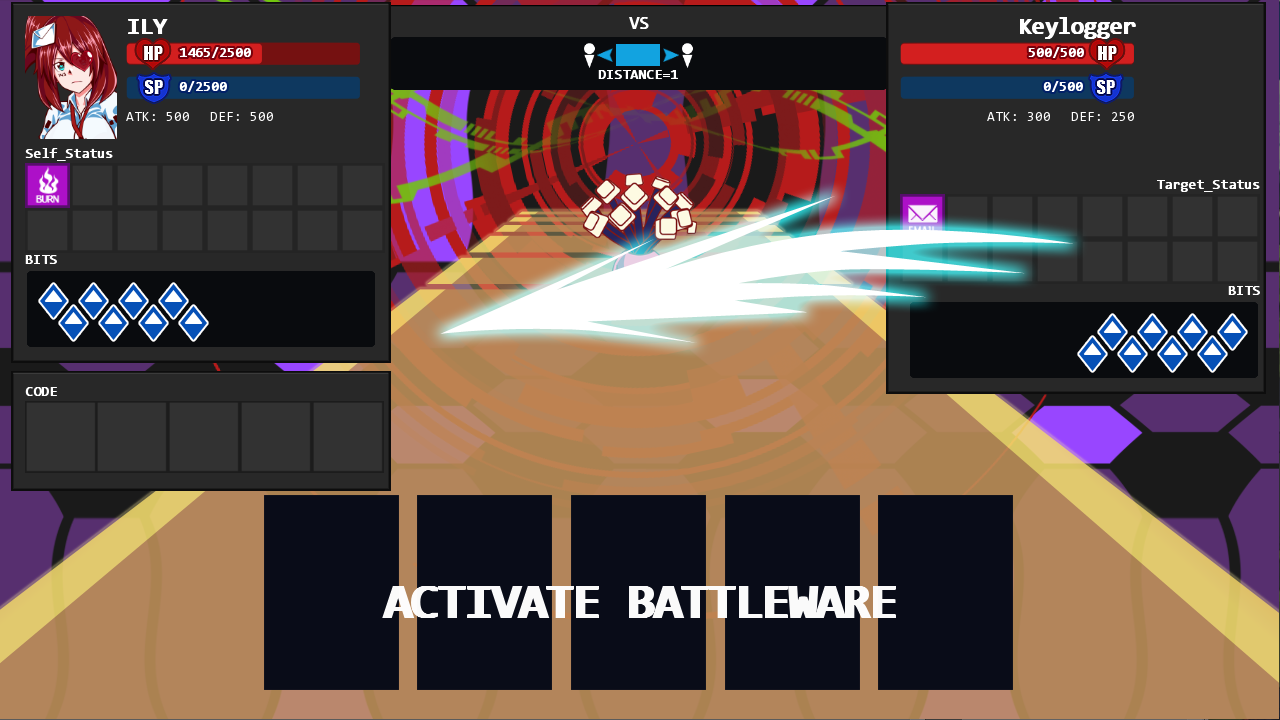
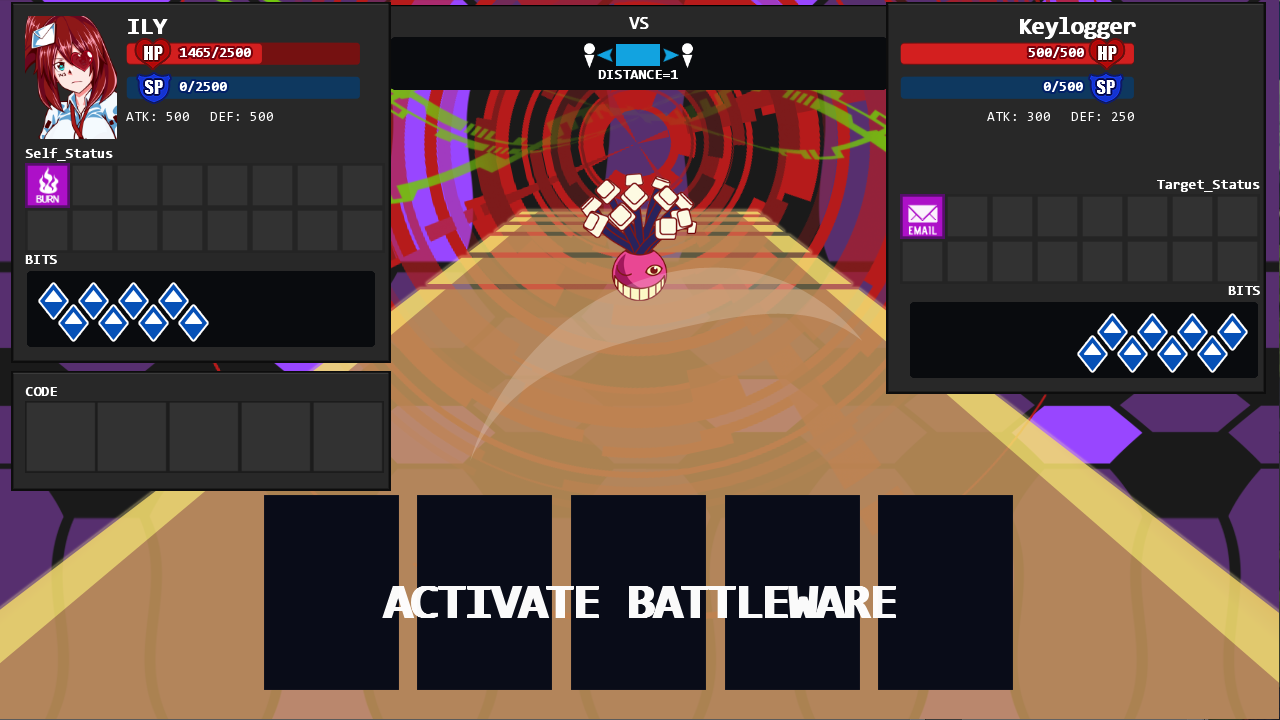
Layers edited between the first and the second 1280×720 image:
showed "Shape 1 copy" over [470, 267, 863, 461]
hid "Shape 2" over [440, 195, 1073, 343]
moved "Layer 8" above "Shape 3" over [427, 181, 1087, 461]
added layer "Shape 3" above "Background" over [427, 181, 1087, 461]
hid "Background" over [427, 181, 1087, 461]
